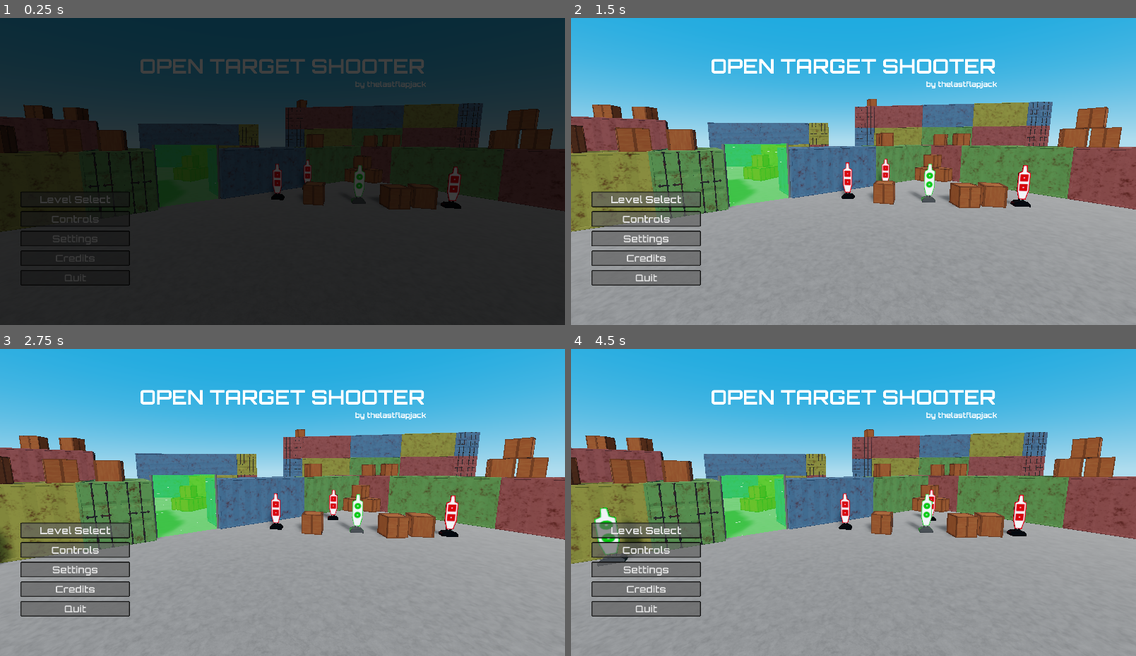
Above: before the commit, frames 1-4 (two rows, left to right).
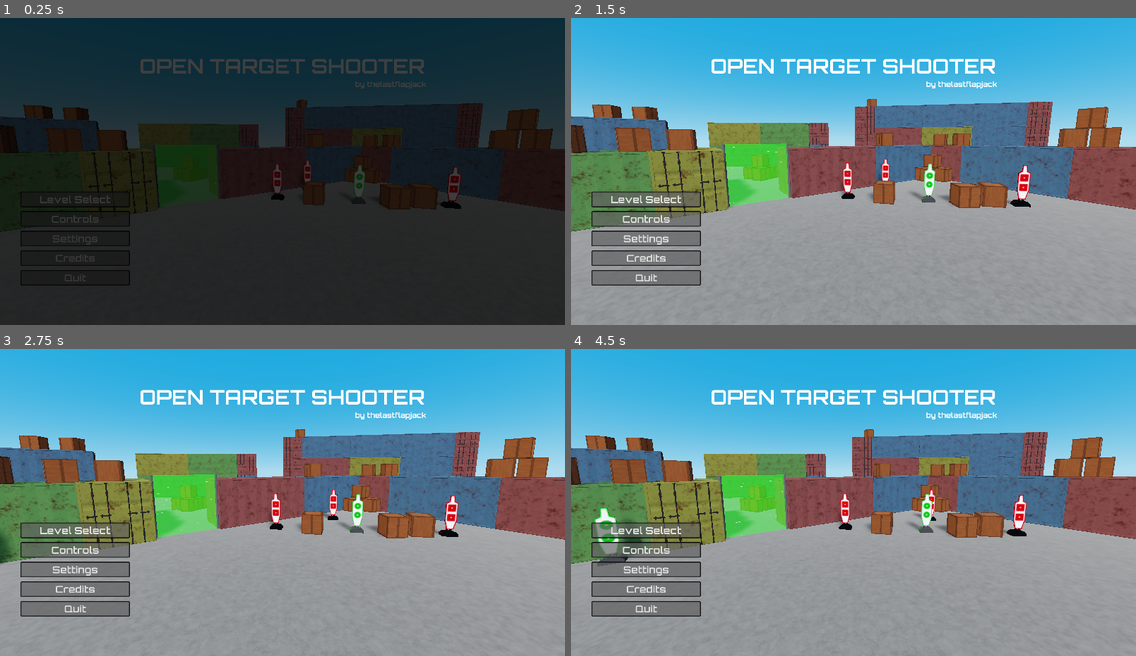
Above: after the commit, the same moments.

Repository: thelastflapjack/godot_open_target_shooter
Game: Godot game, scene res://src/main/main.tscn
Same seed, same stepped clock (60 frames per second), same inputs: the game is played once before the commit and once after it.
Inputs (mouse positions are in pixels of both pictures, inside the frame that each line leads up to):
- Up to frame 1 (0.25 s): no input
- Up to frame 2 (1.5 s): move the mouse to (977, 156) at 0.52 s; hold D (player_right) 0.53-1.28 s; hold Right mouse button (player_aim) 0.53-1.28 s; tap Space (player_jump) at 0.77 s; move the mouse to (740, 186) at 1.27 s; hold S (player_backward) from 1.28 s (still down); tap Q (player_next_weapon) at 1.35 s
- Up to frame 3 (2.75 s): tap Space (player_jump) at 1.52 s; move the mouse to (339, 434) at 2.02 s; release S (player_backward) at 2.03 s; hold D (player_right) from 2.03 s (still down); hold Shift (player_run) from 2.03 s (still down)
- Up to frame 4 (4.5 s): move the mouse to (825, 563) at 2.77 s; release D (player_right) at 2.78 s; release Shift (player_run) at 2.78 s; hold W (player_forward) 2.78-3.53 s; click (825, 563) at 2.85 s; tap Space (player_jump) at 3.02, 3.77 s; move the mouse to (1023, 548) at 3.52 s; hold Right mouse button (player_aim) 3.53-4.28 s; hold A (player_left) from 3.53 s (still down); move the mouse to (684, 456) at 4.27 s; tap Q (player_next_weapon) at 4.35 s

The runs differ from the first frame. In frame 1, less than 0.1% of the frame differs, in the area x 2-86%, y 27-59%; in frame 2, 17%, in the area x 0-90%, y 27-70%; in frame 3, 16%; in frame 4, 16%.

Commit message:
refactored/improved main scene

Diff:
--- a/src/main/main.gd
+++ b/src/main/main.gd
@@ -6,54 +6,24 @@
 export(PackedScene) var _initial_scene: PackedScene
 
 ### Private variables ###
-var _current_scene: Node = null
 var _loader: ResourceInteractiveLoader
-var _pre_load_wait_frame_count: int
-
+const _poll_time : float = 0.02
 
 ### Onready variables ###
 onready var _anim_player: AnimationPlayer = get_node("AnimationPlayer")
 onready var _fade_rect: ColorRect = get_node("CanvasLayer/ColorRect")
+onready var _loader_poll_timer : Timer = get_node("LoaderPollTimer")
 
 
 ############################
 # Engine Callback Methods  #
 ############################
 func _ready() -> void:
+	_loader_poll_timer.wait_time = _poll_time
+
+	#make sure root is ready to take new child
+	yield(get_tree().root,"ready")
 	_set_current_scene(_initial_scene.instance())
-
-
-func _process(_delta: float) -> void:
-	var time_max := 100
-
-	if _loader == null:
-		# No need to process anymore
-		set_process(false)
-		return
-
-	# Wait for n frames to let the "loading" animation show up.
-	if _pre_load_wait_frame_count > 0:
-		_pre_load_wait_frame_count -= 1
-		return
-
-	var t = OS.get_ticks_msec()
-	# Use "time_max" to control for how long this thread is blocked.
-	while OS.get_ticks_msec() < t + time_max:
-		var err = _loader.poll()
-
-		if err == ERR_FILE_EOF: # Finished loading.
-			var resource = _loader.get_resource()
-			_loader = null
-			_set_current_scene(resource.instance())
-			break
-		elif err == OK:
-#			print(float(_loader.get_stage()) / float(_loader.get_stage_count()))
-			# Would update a loading bar here
-			pass
-		else:
-			print("ResourceInteractiveLoader Error: " + str(_loader.poll()))
-			_loader = null
-			break
 
 
 ############################
@@ -62,50 +32,67 @@
 func _on_change_scene_request(scene_res_path: String) -> void:
 	call_deferred("_change_scene_background", scene_res_path)
 
+func _on_animation_finished(anim_name: String) -> void:
+	_fade_rect.mouse_filter = Control.MOUSE_FILTER_IGNORE
+
+func _on_loader_poll_timer_timeout() -> void:
+	var err = _loader.poll()
+
+	if err == ERR_FILE_EOF: # Finished loading.
+		var resource = _loader.get_resource()
+		_loader = null
+		_set_current_scene(resource.instance())
+	elif err == OK:
+		#print(float(_loader.get_stage()) / float(_loader.get_stage_count()))
+		# Would update a loading bar here
+		_loader_poll_timer.start()
+	else:
+		assert(false,"ResourceInteractiveLoader Error: " + str(_loader.poll()))
+
 
 ############################
 #      Private Methods     #
 ############################
+func _fade(is_in : bool) -> void:
+	#BUG: we can do _anim_player.play("fade",-1,1.0,!is_in),
+	#     but apparently calling AnimationPlayer.play() with backward set to true doesn't play backward for some reason
 
-func _fade_out() -> void:
-	_anim_player.play_backwards("fade")
-	yield(_anim_player, "animation_finished")
-
-
-func _fade_in() -> void:
-	_anim_player.play("fade")
-	yield(_anim_player, "animation_finished")
+	_fade_rect.mouse_filter = Control.MOUSE_FILTER_STOP
+	if is_in:
+		_anim_player.play("fade")
+	else:
+		_anim_player.play_backwards("fade")
 
 
 func _set_current_scene(new_scene: Node) -> void:
-	add_child(new_scene)
+	get_tree().get_root().add_child(new_scene)
+	get_tree().current_scene = new_scene
+
 	GenUtils.connect_signal_assert_ok(
 			new_scene, "change_scene_request",
 			self, "_on_change_scene_request"
 	)
-	_current_scene = new_scene
+	get_tree().current_scene = new_scene
 	if _anim_player.is_playing():
 		yield(_anim_player, "animation_finished")
-	_fade_out()
+	_fade(false)
 
 
 func _change_scene_background(new_scene_path: String) -> void:
 	if new_scene_path == "":
 		new_scene_path = _initial_scene.get_path()
 
-	if _current_scene:
-		_current_scene.disconnect("change_scene_request", self, "_on_change_scene_request")
 
-	_fade_in()
-	_loader = ResourceLoader.load_interactive(new_scene_path)
+	_loader = ResourceLoader.load_interactive(new_scene_path, "PackedScene")
 	assert(_loader, "ResourceLoader is null. Attemped load target path: %s" % new_scene_path)
 
-	if _anim_player.is_playing():
-		yield(_anim_player, "animation_finished")
+	_fade(true)
+	yield(_anim_player, "animation_finished")
 
-	if _current_scene:
-		_current_scene.queue_free()
+	var curr_scene := get_tree().current_scene
+	if curr_scene:
+		curr_scene.disconnect("change_scene_request", self, "_on_change_scene_request")
+		curr_scene.queue_free()
+		get_tree().current_scene = null
 
-	_pre_load_wait_frame_count = 1
-
-	set_process(true)
+	_loader_poll_timer.start()
--- a/src/main/main.tscn
+++ b/src/main/main.tscn
@@ -49,3 +49,9 @@
 [node name="AnimationPlayer" type="AnimationPlayer" parent="."]
 anims/RESET = SubResource( 1 )
 anims/fade = SubResource( 2 )
+
+[node name="LoaderPollTimer" type="Timer" parent="."]
+one_shot = true
+
+[connection signal="animation_finished" from="AnimationPlayer" to="." method="_on_animation_finished"]
+[connection signal="timeout" from="LoaderPollTimer" to="." method="_on_loader_poll_timer_timeout"]
